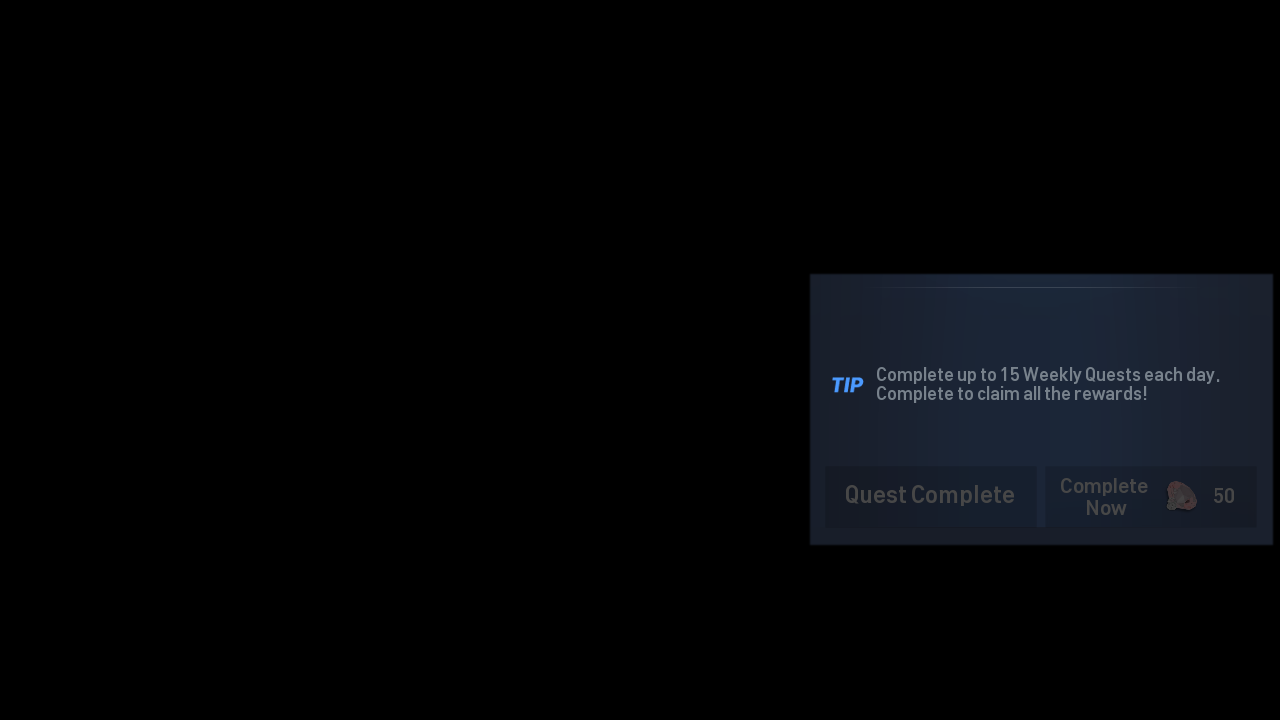
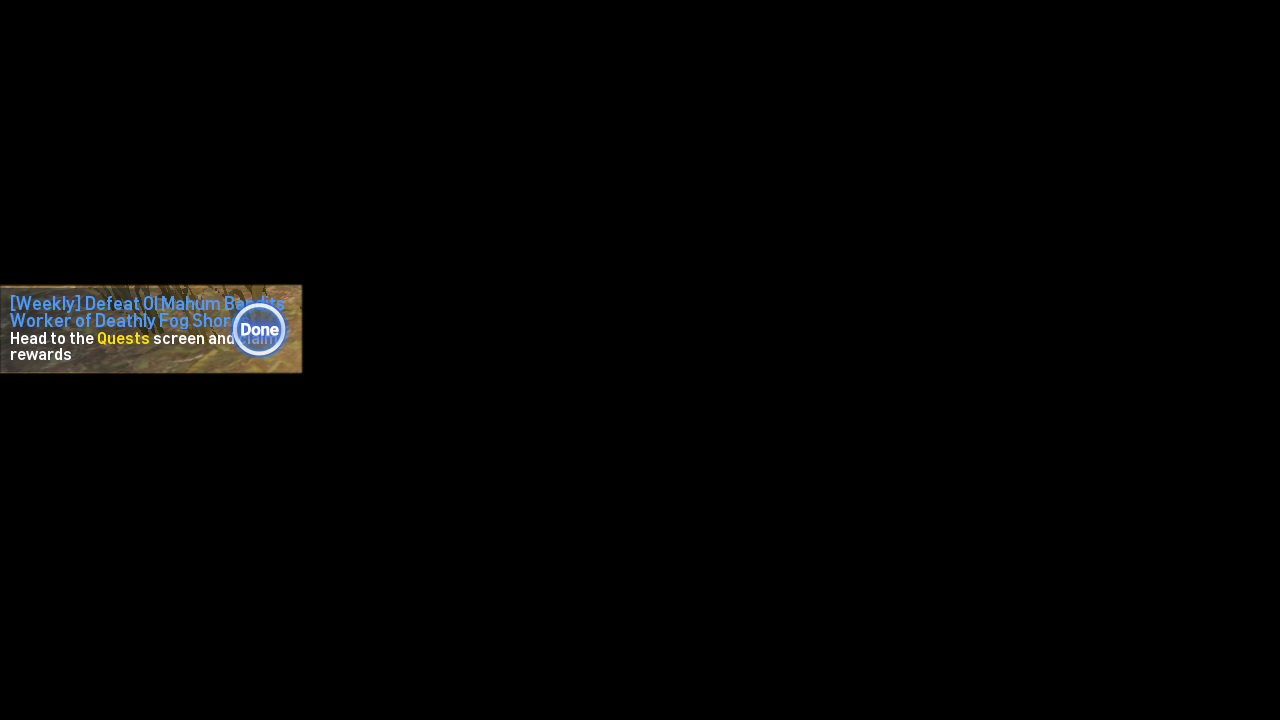
Layers edited between the first and the second 1280×720 image:
hid "Layer 1" over [left=0, top=273, right=1274, bottom=546]
hid "Weekly Quest Started" over [left=0, top=273, right=1274, bottom=546]
added layer "Weekly Quest Main Complete" above "Weekly Quest" over [left=0, top=273, right=1274, bottom=546]
